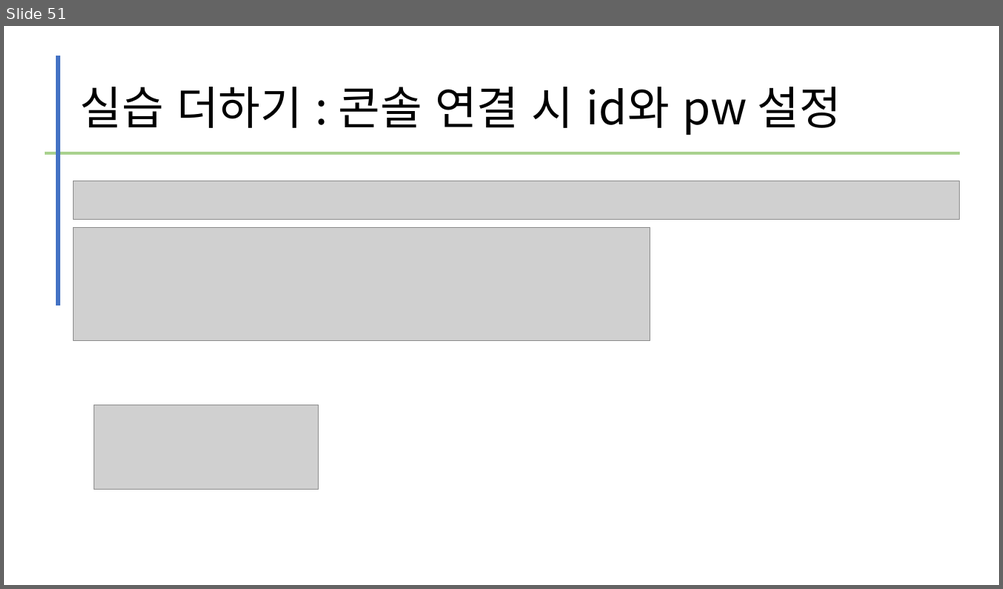
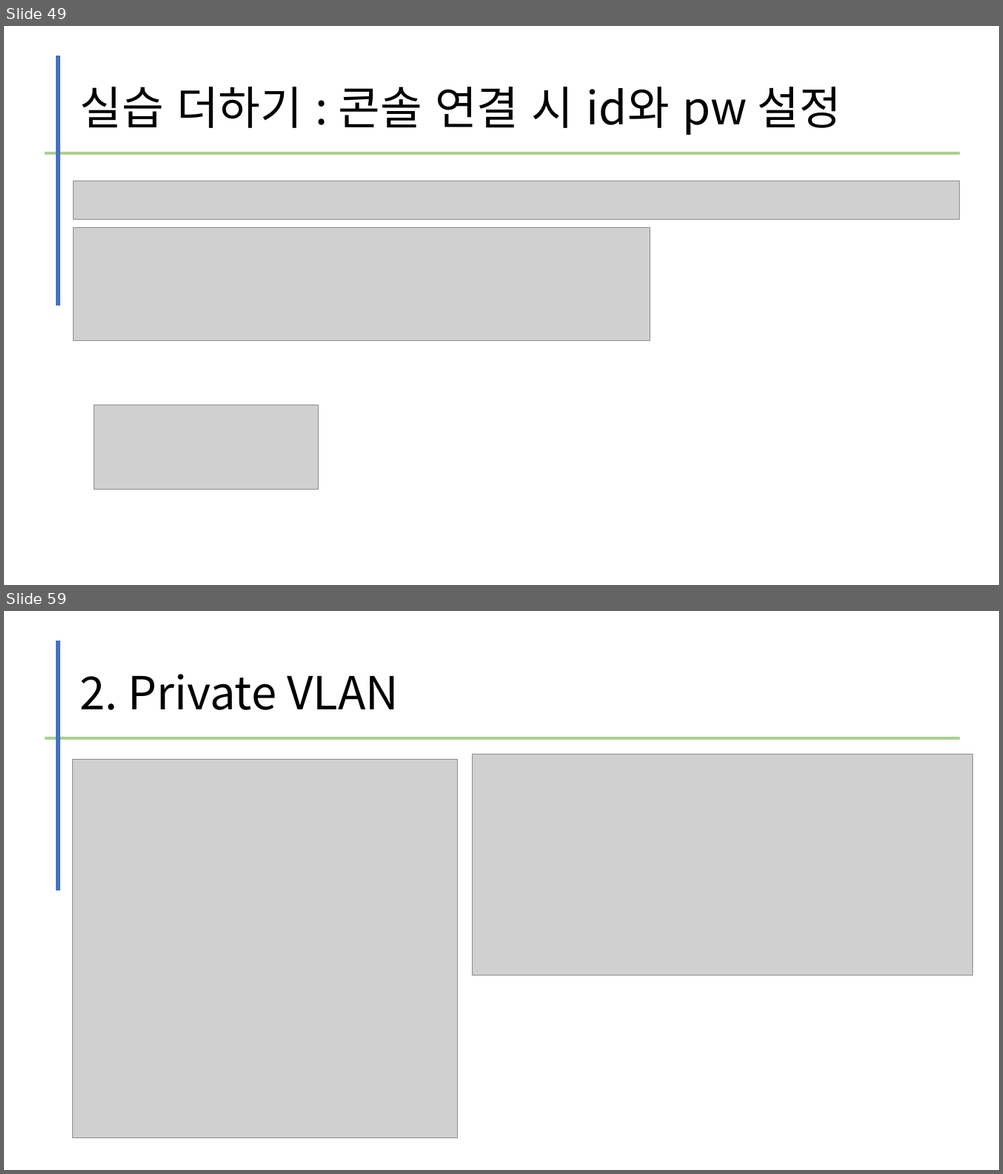
Before and after one commit to kig2929kig/network, a slide deck: L2L3 스위치 구축.pptx. Shown one above the other, each under a label of ours: slide 51 before the commit, slides 49 and 59 after it; the slides between them are not shown. The pictures are 1003x589 and 1003x1174 pixels, drawn with LibreOffice and Linux fonts; fonts in the diff are those of the drawing; grey boxes stand for pictures. Boxes give left, top, right and bottom in pixels: in the first picture for what was removed or moved away, otherwise in the second. Text is boxed around its words. In the diff, an @@ line names an element or a change of style, - is before the commit and + after.

```diff
--- a/L2L3 스위치 구축.pptx
+++ b/L2L3 스위치 구축.pptx
@@ slide 59 added at box(4, 611, 999, 1170), background #FFFFFF @@
@@ line added from (58, 641) to (58, 891), #4472C4 4.5 pt @@
@@ title added at box(79, 674, 398, 710), 44 pt, text #000000 @@
+2. Private VLAN
@@ line added from (44, 738) to (960, 738), #A9D18E 3 pt @@
@@ picture added at box(73, 760, 458, 1139) @@
@@ picture added at box(472, 755, 973, 976) @@
@@ what was slide 51 is now slide 49 @@
```
Also in this commit, not shown: 2 slides changed, 14 other slides added, 1 slide removed.
